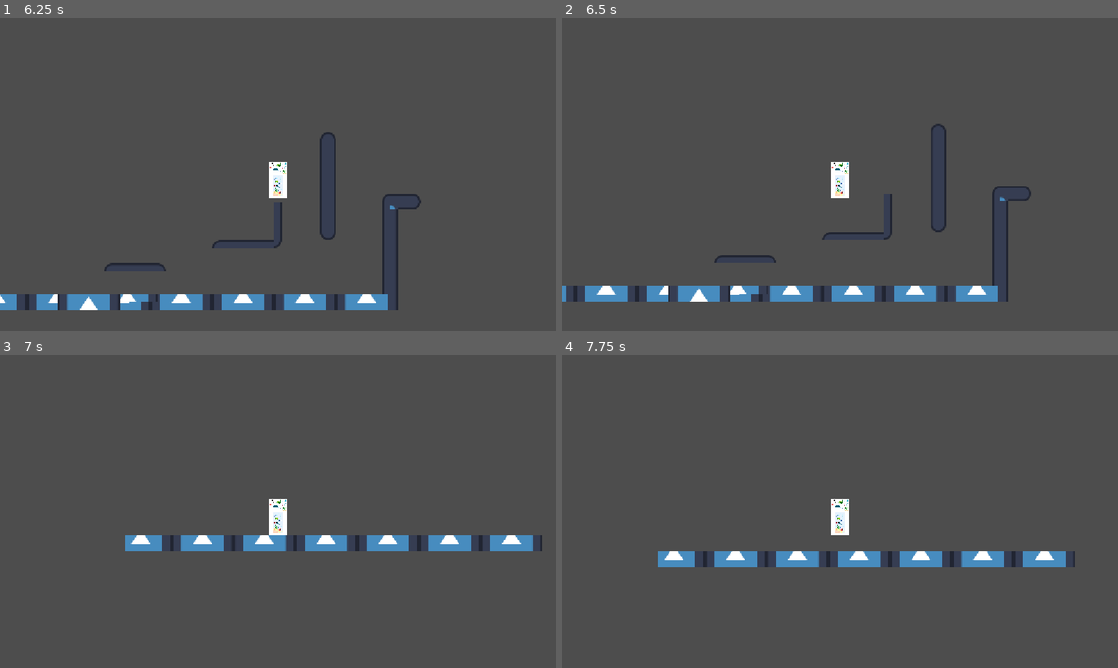
Above: before the commit, frames 1-4 (two rows, left to right).
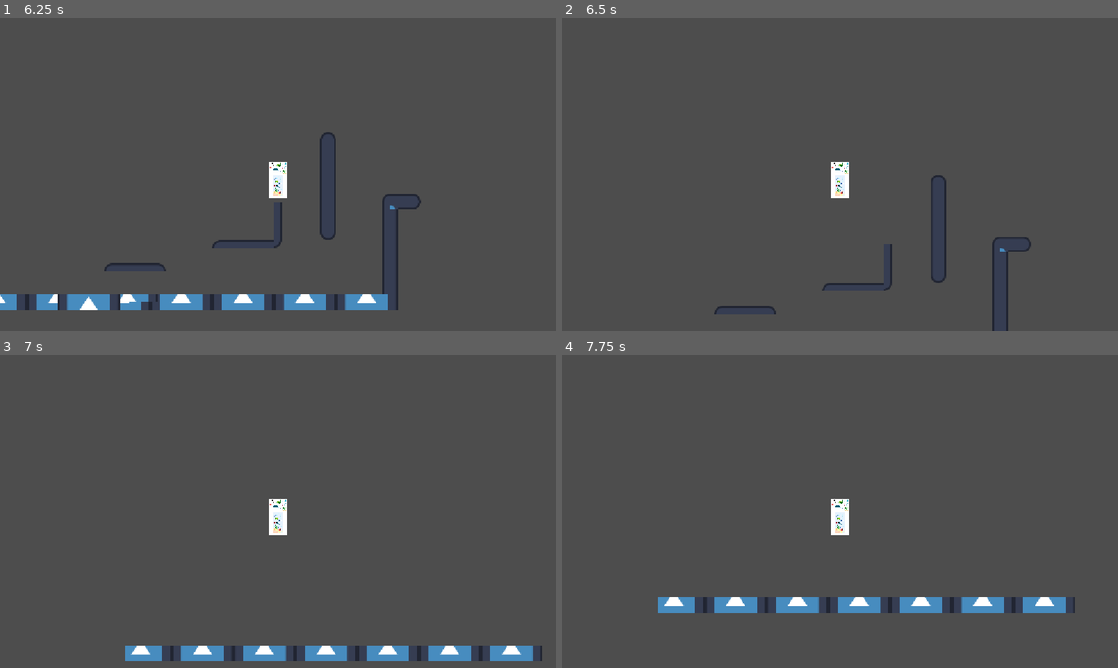
Above: after the commit, the same moments.

Repository: benjaminChambo/game-jamimag
Game: Godot game, scene res://Scènes/SceneTestPrincipale.tscn
The game is run twice, just before and just after one commit, with the same random seed, the same clock (stepped at 60 frames per second) and the same inputs. The engine's default icon, where the game draws it, is replaced by a stand-in: a white triangle on a blue panel in a dark square.
Inputs:
- Up to frame 1 (6.25 s): hold D (right_d) 0.53-2.03 s; tap Space (space_jump) at 0.6, 0.77, 1.07, 1.52, 1.55, 1.82, 2.3, 2.85, 3.02, 3.32, 3.77, 3.8, 4.07, 4.52, 4.55, 4.82, 5.1, 6.02, 6.05 s; tap O (dash_o) at 1.35, 3.6, 5.85 s; hold Q (left_q) 2.03-2.78 s; tap P (turn_page_p) at 2.1, 4.35 s; hold D (right_d) 2.78-4.28 s; hold Q (left_q) 4.28-5.03 s; hold D (right_d) 5.03-5.78 s; hold Q (left_q) from 5.78 s (still down)
- Up to frame 2 (6.5 s): keep holding Q (left_q); tap Space (space_jump) at 6.32 s
- Up to frame 3 (7 s): keep holding Q (left_q); tap P (turn_page_p) at 6.6 s; tap Space (space_jump) at 6.77, 6.8 s
- Up to frame 4 (7.75 s): tap Space (space_jump) at 7.07, 7.35, 7.52 s; release Q (left_q) at 7.28 s; hold D (right_d) from 7.28 s (still down)

Frame 1 is identical in both runs. In frame 2, 4.2% of the frame differs, in the area x 0-85%, y 33-100%; in frame 3, 5.8%; in frame 4, 5.9%, in the area x 17-93%, y 62-83%.

Commit message:
Ajout du coyote on floor

Diff:
--- a/scripts/Personnage/character_body_2d.gd
+++ b/scripts/Personnage/character_body_2d.gd
@@ -12,8 +12,8 @@
 #var current_air_jumps = 0
 
 # Variables for "game feel" techniques (we'll initialize them later)
-#var coyote_timer = 0.0
-#const COYOTE_TIME_THRESHOLD = 0.1 # 100 milliseconds of coyote time
+var coyote_timer = 0.0
+const COYOTE_TIME_THRESHOLD = 0.15 # 100 milliseconds of coyote time
 
 #var jump_buffer_timer = 0.0
 #const JUMP_BUFFER_TIME_THRESHOLD = 0.1 # 100 milliseconds for jump buffer
@@ -86,6 +86,15 @@
 
 	_dash_logic(delta)
 
+	# Coyote on floor mechanic
+	if is_on_floor():
+		coyote_timer = COYOTE_TIME_THRESHOLD
+	else:
+		if coyote_timer > 0.0:
+			if Input.is_action_just_pressed("space_jump"):
+				velocity.y = JUMP_VELOCITY
+		coyote_timer -= delta
+
 	# Wall jump
 	if wall_coyote > 0.0:
 		if Input.is_action_just_pressed("space_jump"):
